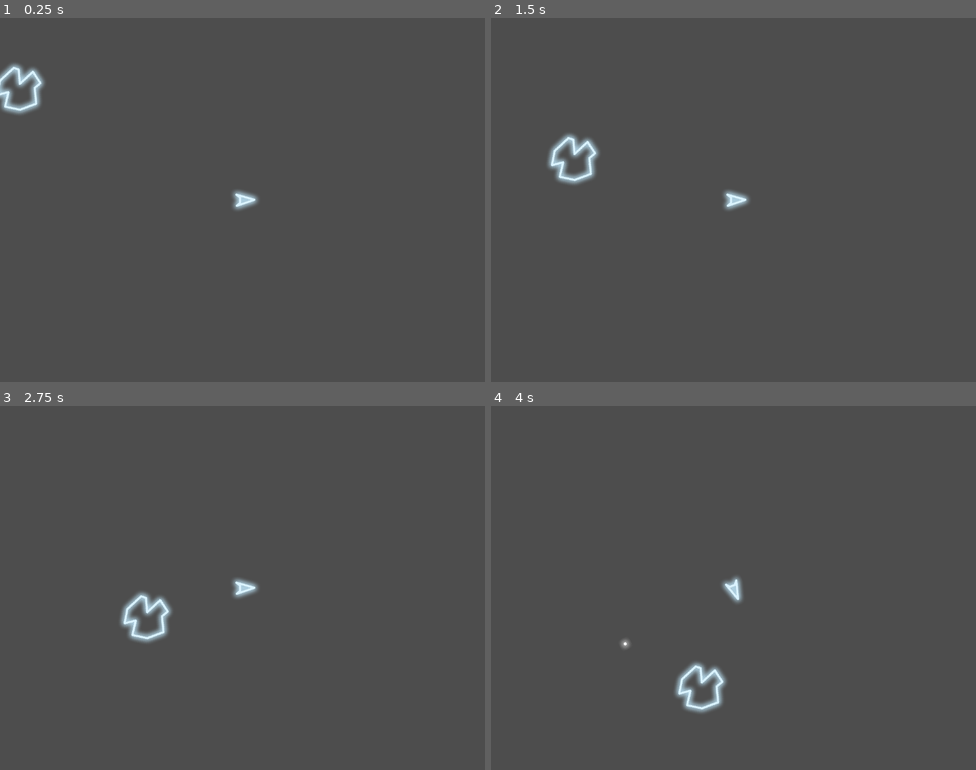
Above: before the commit, frames 1-4 (two rows, left to right).
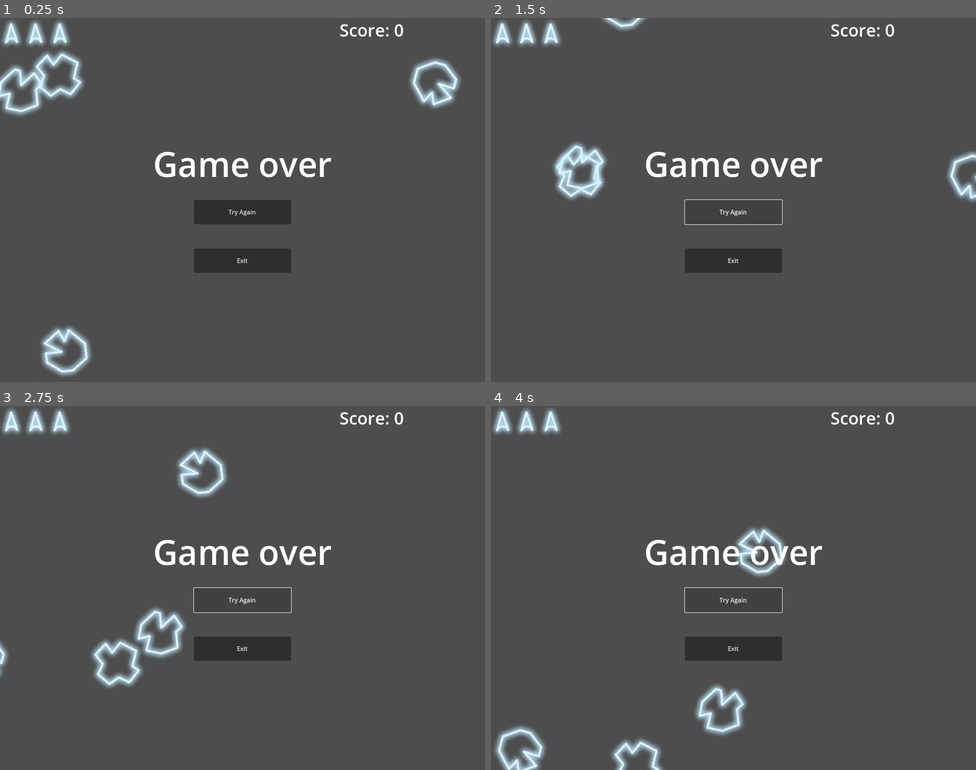
Above: after the commit, the same moments.

Repository: viqueue/asteroids-clone
Game: Godot game, scene res://main.tscn
The game is run twice, just before and just after one commit, with the same random seed, the same clock (stepped at 60 frames per second) and the same inputs. This scene is started directly instead of the project's main scene.
Inputs (mouse positions are in pixels of both pictures, inside the frame that each line leads up to):
- Up to frame 1 (0.25 s): no input
- Up to frame 2 (1.5 s): click (733, 210) at 0.5 s, where only the run after the commit has a clickable "Try Again"; click (733, 210) at 1.25 s, where only the run after the commit has a clickable "Try Again"
- Up to frame 3 (2.75 s): click (242, 598) at 2 s, where only the run after the commit has a clickable "Try Again"
- Up to frame 4 (4 s): hold D (rotate_right) 2.78-3.53 s; tap Space (shoot) at 2.85, 3.6 s; hold A (rotate_left) from 3.53 s (still down)

The runs differ from the first frame. In frame 1, 7.6% of the frame differs, in the area x 0-95%, y 0-99%; in frame 2, 5.5%; in frame 3, 6.6%; in frame 4, 7.1%.

Commit message:
Last commit

Diff:
--- a/asteroids/asteroid_01.tscn
+++ b/asteroids/asteroid_01.tscn
@@ -8,6 +8,7 @@
 
 [node name="Asteroid01" type="Area2D" groups=["asteroids"]]
 collision_layer = 2
+collision_mask = 5
 script = ExtResource("1_q6wtk")
 
 [node name="Visuals" type="Node2D" parent="."]
--- a/asteroids/asteroid_02.tscn
+++ b/asteroids/asteroid_02.tscn
@@ -8,6 +8,7 @@
 
 [node name="Asteroid02" type="Area2D" groups=["asteroids"]]
 collision_layer = 2
+collision_mask = 5
 script = ExtResource("1_gt0de")
 
 [node name="Visuals" type="Node2D" parent="."]
--- a/asteroids/asteroid_03.tscn
+++ b/asteroids/asteroid_03.tscn
@@ -8,6 +8,7 @@
 
 [node name="Asteroid01" type="Area2D" groups=["asteroids"]]
 collision_layer = 2
+collision_mask = 5
 script = ExtResource("1_vuacv")
 
 [node name="Visuals" type="Node2D" parent="."]
--- a/asteroids/astroid.gd
+++ b/asteroids/astroid.gd
@@ -6,50 +6,45 @@
 	SMALL
 }
 
-const SPEED = 200
 const LARGE_SIZE = 160 # sprite size large
 
 var direction: Vector2
-var current_size: Size = Size.LARGE
+var speed := 220
 
 const EXPLOSION_PARTICLES = preload("res://explosion_particles.tscn")
 
+var main # not the best idead
+
+@export var current_size: Size = Size.LARGE
+
+
 # Called when the node enters the scene tree for the first time.
 func _ready() -> void:
-	print(current_size)
+	main = get_tree().current_scene
+
 	var screen_size = get_viewport_rect().size
-	match current_size:
-		Size.LARGE:
-			var x1 = randf_range(0, LARGE_SIZE)
-			var x2 = randf_range(screen_size.x - LARGE_SIZE, screen_size.x)
-			global_position.x = [x1, x2].pick_random()
-			var y1 = randf_range(0, LARGE_SIZE)
-			var y2 = randf_range(screen_size.y - LARGE_SIZE, screen_size.y)
-			global_position.y = [y1, y2].pick_random()
+	if current_size == Size.LARGE:
+		var x1 = randf_range(0, LARGE_SIZE)
+		var x2 = randf_range(screen_size.x - LARGE_SIZE, screen_size.x)
+		global_position.x = [x1, x2].pick_random()
+		var y1 = randf_range(0, LARGE_SIZE)
+		var y2 = randf_range(screen_size.y - LARGE_SIZE, screen_size.y)
+		global_position.y = [y1, y2].pick_random()
 
-			direction.x = randf_range(0, 1)
-			direction.y = randf_range(0, 1)
+		direction.x = randf_range(0, 1)
+		direction.y = randf_range(0, 1)
 
-			rotation = randf_range(0, TAU)
-
-		Size.MEDIUM:
-			# half the size
-			scale = scale * 0.5
-			# Random direction
-
-			# Random rotation
-
-		Size.SMALL:
-			pass
-		_:
-			print("Unknow: size")
+		rotation = randf_range(0, TAU)
+	else:
+		scale = scale * 0.6
 
 	body_entered.connect(_on_body_entered)
+
 
 # Called every frame. 'delta' is the elapsed time since the previous frame.
 func _process(delta: float) -> void:
 	direction = direction.normalized()
-	global_position += direction * SPEED * delta
+	global_position += direction * speed * delta
 
 	var wrapping_margin = LARGE_SIZE / 2.0
 	global_position.x = wrap(global_position.x, -wrapping_margin, get_viewport_rect().size.x + wrapping_margin)
@@ -59,16 +54,18 @@
 func _on_body_entered(body) -> void:
 	if body.is_in_group("player"):
 		body.die()
+		_die() # nah
 	elif body.is_in_group("bullets"):
 		body.queue_free()
+
 		if current_size != Size.SMALL:
 			for i in range(2):
 				var asteroid_child = duplicate()
-				# Need to set direction and rotation in _ready() afer this
-				asteroid_child.global_position = global_position
-				asteroid_child.global_rotation = global_rotation
-				asteroid_child.direction = direction
-				asteroid_child.current_size += 1
+				asteroid_child.global_position = global_position + Vector2(randf_range(-20, 20), randf_range(-20, 20))
+				asteroid_child.global_rotation = randf_range(0, PI)
+				asteroid_child.direction = Vector2.RIGHT.rotated(direction.angle() + randf_range(-PI/4, PI/4))
+				asteroid_child.current_size = current_size + 1
+				asteroid_child.speed = speed * (1 + randf_range(0.1, 0.2))
 
 				get_parent().call_deferred("add_child", asteroid_child)
 
@@ -78,7 +75,16 @@
 	var explosion_particle = EXPLOSION_PARTICLES.instantiate()
 	explosion_particle.global_position = global_position
 	explosion_particle.global_rotation = global_rotation
-	explosion_particle.emitting = true
+
 	get_tree().current_scene.add_child(explosion_particle)
+	if current_size == Size.LARGE:
+		main.update_score(20)
+		explosion_particle.play_large_explosion()
+	elif current_size == Size.MEDIUM:
+		main.update_score(50)
+		explosion_particle.play_medium_explosion()
+	elif current_size == Size.SMALL:
+		main.update_score(100)
+		explosion_particle.play_small_explosion()
 
 	queue_free()
--- a/bullet.tscn
+++ b/bullet.tscn
@@ -7,6 +7,8 @@
 radius = 4.0
 
 [node name="Bullet" type="CharacterBody2D" groups=["bullets"]]
+collision_layer = 4
+collision_mask = 0
 script = ExtResource("1_v8qja")
 
 [node name="CollisionShape2D" type="CollisionShape2D" parent="."]
--- a/explosion_particles.gd
+++ b/explosion_particles.gd
@@ -1,10 +1,31 @@
 extends GPUParticles2D
 
-@onready var explode_audio_stream_player: AudioStreamPlayer = $ExplodeAudioStreamPlayer
 
+@onready var explode_audio_stream_player_small: AudioStreamPlayer = $ExplodeAudioStreamPlayerSmall
+@onready var explode_audio_stream_player_medium: AudioStreamPlayer = $ExplodeAudioStreamPlayerMedium
+@onready var explode_audio_stream_player_large: AudioStreamPlayer = $ExplodeAudioStreamPlayerLarge
+@onready var timer: Timer = $Timer
 
-func _ready() -> void:
-	explode_audio_stream_player.play()
 
 func _on_timer_timeout() -> void:
 	queue_free()
+
+
+func play_large_explosion() -> void:
+	emitting = true
+	timer.start()
+	amount = 35
+	explode_audio_stream_player_large.play()
+
+func play_medium_explosion() -> void:
+	emitting = true
+	timer.start()
+	amount = 30
+	explode_audio_stream_player_medium.play()
+
+
+func play_small_explosion() -> void:
+	emitting = true
+	timer.start()
+	amount = 20
+	explode_audio_stream_player_small.play()
--- a/explosion_particles.tscn
+++ b/explosion_particles.tscn
@@ -1,8 +1,10 @@
-[gd_scene load_steps=7 format=3 uid="uid://dfffn6rftipl8"]
+[gd_scene load_steps=9 format=3 uid="uid://dfffn6rftipl8"]
 
 [ext_resource type="Texture2D" uid="uid://d03kj10shshky" path="res://assets/sprites/bullet_small.tres" id="1_regki"]
 [ext_resource type="Script" uid="uid://dhqiunjvoo03s" path="res://explosion_particles.gd" id="2_xhyia"]
+[ext_resource type="AudioStream" uid="uid://bn8lab4pvfcvs" path="res://assets/sfx/bangSmall.wav" id="3_4l5wq"]
 [ext_resource type="AudioStream" uid="uid://ccfeydqfygie" path="res://assets/sfx/bangLarge.wav" id="3_im78l"]
+[ext_resource type="AudioStream" uid="uid://0twiq8oge8ut" path="res://assets/sfx/bangMedium.wav" id="4_3gfqr"]
 
 [sub_resource type="Curve" id="Curve_tr7be"]
 _data = [Vector2(0, 1), 0.0, 0.0, 0, 0, Vector2(0.99999, 0.4044944), 0.0, 0.0, 0, 0, Vector2(1, 0.24719107), 0.0, 0.0, 0, 0]
@@ -34,7 +36,16 @@
 one_shot = true
 autostart = true
 
-[node name="ExplodeAudioStreamPlayer" type="AudioStreamPlayer" parent="."]
+[node name="ExplodeAudioStreamPlayerSmall" type="AudioStreamPlayer" parent="."]
+stream = ExtResource("3_4l5wq")
+volume_db = -3.0
+
+[node name="ExplodeAudioStreamPlayerMedium" type="AudioStreamPlayer" parent="."]
+stream = ExtResource("4_3gfqr")
+volume_db = -3.0
+
+[node name="ExplodeAudioStreamPlayerLarge" type="AudioStreamPlayer" parent="."]
 stream = ExtResource("3_im78l")
+volume_db = -3.0
 
 [connection signal="timeout" from="Timer" to="." method="_on_timer_timeout"]
--- a/main.tscn
+++ b/main.tscn
@@ -1,13 +1,135 @@
-[gd_scene load_steps=3 format=3 uid="uid://btl0otxtx6dxq"]
+[gd_scene load_steps=8 format=3 uid="uid://btl0otxtx6dxq"]
 
-[ext_resource type="PackedScene" uid="uid://iole7bn7ybqq" path="res://player.tscn" id="1_ig7tw"]
+[ext_resource type="Script" uid="uid://brg25bw7pdidl" path="res://main.gd" id="1_lquwl"]
+[ext_resource type="PackedScene" uid="uid://b7xffb245bmgd" path="res://asteroids/asteroid_01.tscn" id="2_1bvp3"]
+[ext_resource type="PackedScene" uid="uid://bbmxglrxlytao" path="res://saucer.tscn" id="2_lquwl"]
 [ext_resource type="PackedScene" uid="uid://mf25hgivdisq" path="res://asteroids/asteroid_02.tscn" id="3_lquwl"]
+[ext_resource type="PackedScene" uid="uid://b738w4s31es1x" path="res://asteroids/asteroid_03.tscn" id="4_lquwl"]
 
-[node name="main" type="Node"]
+[sub_resource type="CompressedTexture2D" id="CompressedTexture2D_eai3k"]
+load_path = "res://.godot/imported/asteroids-2x.png-984d7ca9b5cb30a8f8afd42db53fa89b.ctex"
 
-[node name="Player" parent="." instance=ExtResource("1_ig7tw")]
-position = Vector2(464, 480)
+[sub_resource type="AtlasTexture" id="AtlasTexture_1bvp3"]
+atlas = SubResource("CompressedTexture2D_eai3k")
+region = Rect2(192, 256, 96, 64)
+
+[node name="main" type="Node2D"]
+script = ExtResource("1_lquwl")
+
+[node name="Saucer" parent="." instance=ExtResource("2_lquwl")]
+position = Vector2(-64, 832)
 
 [node name="Asteroids" type="Node2D" parent="."]
+position = Vector2(-59, -59)
+metadata/_edit_group_ = true
+
+[node name="Asteroid01" parent="Asteroids" instance=ExtResource("2_1bvp3")]
 
 [node name="Asteroid02" parent="Asteroids" instance=ExtResource("3_lquwl")]
+
+[node name="Asteroid03" parent="Asteroids" instance=ExtResource("4_lquwl")]
+
+[node name="Asteroid04" parent="Asteroids" instance=ExtResource("4_lquwl")]
+
+[node name="GUI" type="Control" parent="."]
+layout_mode = 3
+anchors_preset = 0
+offset_right = 40.0
+offset_bottom = 40.0
+
+[node name="Lives" type="Control" parent="GUI"]
+anchors_preset = 0
+offset_right = 320.0
+offset_bottom = 128.0
+
+[node name="Life1" type="TextureRect" parent="GUI/Lives"]
+layout_mode = 0
+offset_top = 96.0
+offset_right = 96.0
+offset_bottom = 160.0
+rotation = -1.5707964
+texture = SubResource("AtlasTexture_1bvp3")
+
+[node name="Life2" type="TextureRect" parent="GUI/Lives"]
+layout_mode = 0
+offset_left = 64.0
+offset_top = 96.0
+offset_right = 160.0
+offset_bottom = 160.0
+rotation = -1.5707964
+texture = SubResource("AtlasTexture_1bvp3")
+
+[node name="Life3" type="TextureRect" parent="GUI/Lives"]
+layout_mode = 0
+offset_left = 128.0
+offset_top = 96.0
+offset_right = 224.0
+offset_bottom = 160.0
+rotation = -1.5707964
+texture = SubResource("AtlasTexture_1bvp3")
+
+[node name="RichTextLabel" type="RichTextLabel" parent="GUI"]
+layout_mode = 0
+offset_left = 896.0
+offset_right = 1280.0
+offset_bottom = 64.0
+theme_override_font_sizes/normal_font_size = 45
+text = "Score: 0"
+
+[node name="GameOver" type="Control" parent="GUI"]
+anchors_preset = 0
+offset_right = 1280.0
+offset_bottom = 960.0
+metadata/_edit_lock_ = true
+
+[node name="RichTextLabel" type="RichTextLabel" parent="GUI/GameOver"]
+layout_mode = 1
+anchors_preset = 8
+anchor_left = 0.5
+anchor_top = 0.5
+anchor_right = 0.5
+anchor_bottom = 0.5
+offset_left = -640.0
+offset_top = -160.0
+offset_right = 640.0
+offset_bottom = -32.0
+grow_horizontal = 2
+grow_vertical = 2
+theme_override_font_sizes/normal_font_size = 90
+text = "Game over"
+horizontal_alignment = 1
+vertical_alignment = 1
+
+[node name="TryAgain" type="Button" parent="GUI/GameOver"]
+layout_mode = 1
+anchors_preset = 8
+anchor_left = 0.5
+anchor_top = 0.5
+anchor_right = 0.5
+anchor_bottom = 0.5
+offset_left = -128.0
+offset_right = 128.0
+offset_bottom = 64.0
+grow_horizontal = 2
+grow_vertical = 2
+text = "Try Again
+"
+
+[node name="Exit" type="Button" parent="GUI/GameOver"]
+layout_mode = 1
+anchors_preset = 8
+anchor_left = 0.5
+anchor_top = 0.5
+anchor_right = 0.5
+anchor_bottom = 0.5
+offset_left = -128.0
+offset_top = 128.0
+offset_right = 128.0
+offset_bottom = 192.0
+grow_horizontal = 2
+grow_vertical = 2
+text = "Exit
+"
+
+[connection signal="pressed" from="GUI/GameOver/TryAgain" to="." method="_on_try_again_pressed"]
+[connection signal="pressed" from="GUI/GameOver/Exit" to="." method="_on_exit_pressed"]
--- a/player.gd
+++ b/player.gd
@@ -2,22 +2,28 @@
 
 const BULLET = preload("res://bullet.tscn")
 
-const SPEED = 5
+const SPEED = 7
 const ROTATTION_SPEED = 4 # rad/s
 const DAMPING = 0.75
 const MAX_SPEED = 2000
+
+const SPRITE_WIDTH = 96
+const SPRITE_HEIGHT = 64
 
 @onready var animated_sprite: AnimatedSprite2D = $Visual/AnimatedSprite2D
 @onready var gun_position: Node2D = $GunPosition
 @onready var shoot_audio_stream_player: AudioStreamPlayer = $SFX/ShootAudioStreamPlayer
 @onready var thrust_audio_stream_player: AudioStreamPlayer = $SFX/ThrustAudioStreamPlayer
+@onready var collision_shape_2d: CollisionShape2D = $CollisionShape2D
 
 
 @export var  explosion_particle_scn: PackedScene
 
+signal player_died
 
 func _ready() -> void:
 	global_position = get_viewport_rect().size / 2
+
 
 
 func _physics_process(delta: float) -> void:
@@ -50,8 +56,8 @@
 
 
 	# Wrap
-	global_position.x = wrapf(global_position.x, 0, get_viewport_rect().size.x)
-	global_position.y = wrapf(global_position.y, 0, get_viewport_rect().size.y)
+	global_position.x = wrapf(global_position.x, 0, get_viewport_rect().size.x + SPRITE_WIDTH / 2.0)
+	global_position.y = wrapf(global_position.y, 0, get_viewport_rect().size.y + SPRITE_HEIGHT / 2.0)
 
 
 func _shoot() -> void:
@@ -65,11 +71,21 @@
 
 
 func die() -> void:
+	emit_signal("player_died")
+
 	# Spawn exposion here
 	var explosion_particle = explosion_particle_scn.instantiate()
 	explosion_particle.global_position = global_position
 	explosion_particle.global_rotation = global_rotation
-	explosion_particle.emitting = true
 	get_tree().current_scene.add_child(explosion_particle)
+	explosion_particle.play_large_explosion()
 
 	queue_free()
+
+func disable_collision() -> void:
+	if collision_shape_2d:
+		collision_shape_2d.disabled = true
+
+func enable_collision() -> void:
+	if collision_shape_2d:
+		collision_shape_2d.disabled = false
--- a/player.tscn
+++ b/player.tscn
@@ -1,10 +1,12 @@
-[gd_scene load_steps=10 format=3 uid="uid://iole7bn7ybqq"]
+[gd_scene load_steps=11 format=3 uid="uid://iole7bn7ybqq"]
 
 [ext_resource type="Texture2D" uid="uid://bp4ds1fycg7ev" path="res://assets/sprites/ship.tres" id="1_4flbx"]
 [ext_resource type="Script" uid="uid://w8rp0m62g4k4" path="res://player.gd" id="1_onrkg"]
 [ext_resource type="PackedScene" uid="uid://dfffn6rftipl8" path="res://explosion_particles.tscn" id="2_2hs0m"]
 [ext_resource type="AudioStream" uid="uid://qy6pruq5j3u6" path="res://assets/sfx/thrust.wav" id="3_hqtel"]
 [ext_resource type="AudioStream" uid="uid://cvugjtmj8y3po" path="res://assets/sfx/fire.wav" id="4_sweqy"]
+
+[sub_resource type="CanvasItemMaterial" id="CanvasItemMaterial_sweqy"]
 
 [sub_resource type="AtlasTexture" id="AtlasTexture_onrkg"]
 atlas = ExtResource("1_4flbx")
@@ -41,6 +43,7 @@
 metadata/_edit_group_ = true
 
 [node name="AnimatedSprite2D" type="AnimatedSprite2D" parent="Visual"]
+material = SubResource("CanvasItemMaterial_sweqy")
 position = Vector2(0, 2)
 sprite_frames = SubResource("SpriteFrames_hqtel")
 animation = &"thrust"
--- a/project.godot
+++ b/project.godot
@@ -11,8 +11,9 @@
 [application]
 
 config/name="asteroids"
-run/main_scene="uid://btl0otxtx6dxq"
+run/main_scene="uid://bw5eov4qe10ly"
 config/features=PackedStringArray("4.5", "Forward Plus")
+run/max_fps=60
 config/icon="res://icon.svg"
 
 [display]
--- a/sprite_editor_delete_later.tscn
+++ /dev/null
@@ -1,6 +0,0 @@
-[gd_scene load_steps=2 format=3 uid="uid://dy82x267w6s7q"]
-
-[ext_resource type="Texture2D" uid="uid://dla0sl5vro1lj" path="res://assets/sprites/asteroid_03.tres" id="1_gsv8v"]
-
-[node name="SpriteEditor-DeleteLater" type="Sprite2D"]
-texture = ExtResource("1_gsv8v")
Not shown, changed: assets/sfx/saucerBig.wav.import
